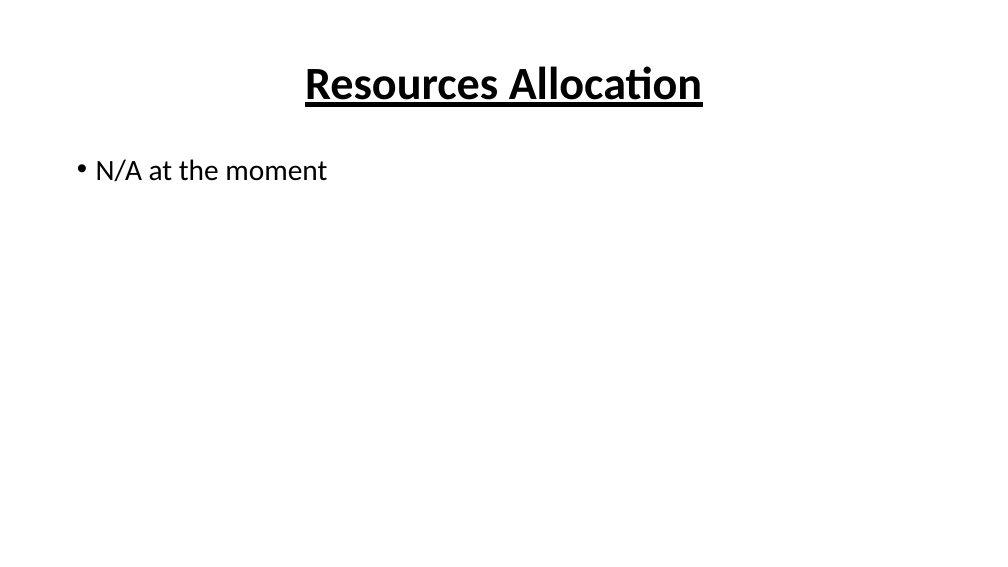
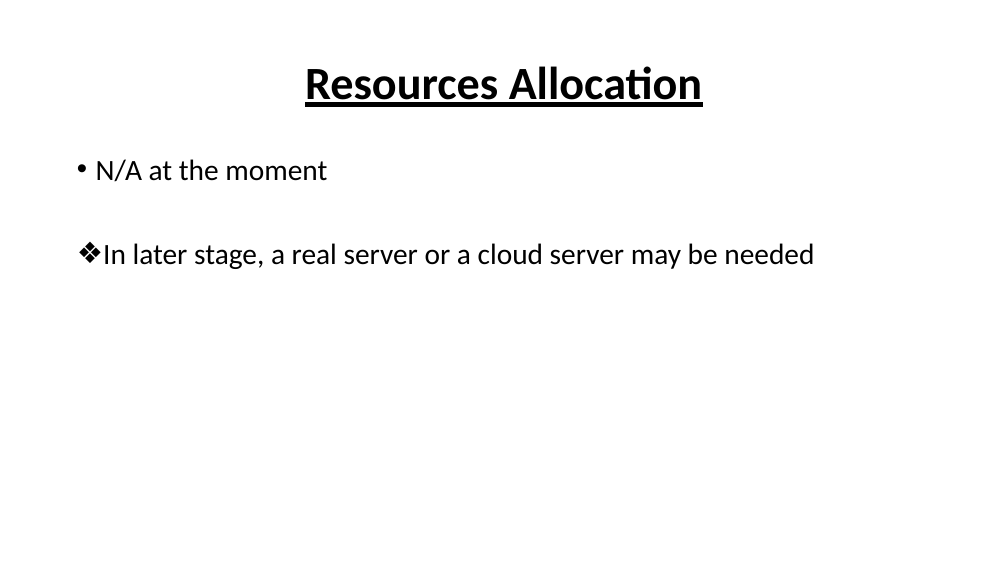
Before and after one commit to casey46ckc/Asso-yr2-FYP, a slide deck: slide 17 of fyp powerpoint/Fyp_revised_v1.1.pptx. Drawn at 1008x567 pixels with LibreOffice and Linux fonts; fonts in the diff are those of the drawing; background and template pictures are left out. Boxes give left, top, right and bottom in pixels: in the first picture for what was removed or moved away, otherwise in the second. Text is boxed around its words. In the diff, an @@ line names an element or a change of style, - is before the commit and + after.

```diff
--- a/fyp powerpoint/Fyp_revised_v1.1.pptx
+++ b/fyp powerpoint/Fyp_revised_v1.1.pptx
@@ text at (103, 243, 814, 269): paragraph added @@
+❖ In later stage, a real server or a cloud server may be needed
```
Also in this commit, not shown: 8 other slides changed, 1 slide added, 2 other files.
